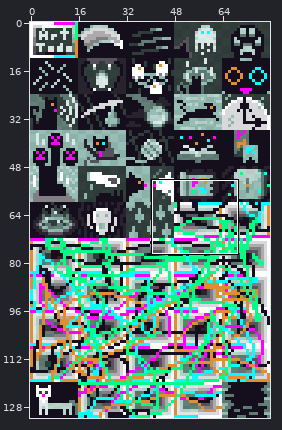
Pixel-art file: src/cardArt.aseprite. Above, an overview of the earlier version with the close-up marked.
Close-up. Before the commit:
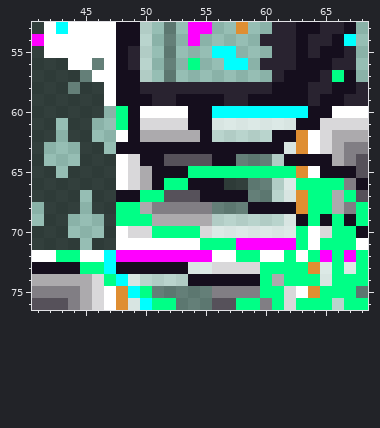
80x132 pixels, 1 frame. Shown: x 41..68, y 53..76.
New version:
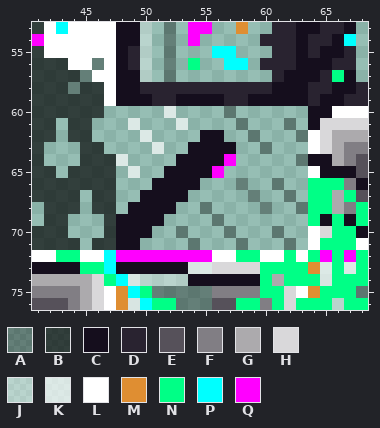
Palette (. is transparent): A #00000055  B #000000aa  C #150e1d  D #292330  E #56515a  F #817e84  G #acaaad  H #d9d8da  J #ffffff55  K #ffffffaa  L #ffffff  M #df8e32  N #00ff86  P #00ffff  Q #ff00ff
Diff:
@@ x 41..68 @@
 59 BBBBBBLCCCDDCCCCDDCCCCCDCCDD
-60 BBBBBB.NCLLLLCCPPPPPPPPCCLLL
-61 BB.BB..NCHHHHCCKKKKKKKCCHHHH
-62 BB.BB..LCGGGGGCJJJJJCCMLHGGG
-63 B...BB.CCCCCCCCCCCCCCKMLHGFF
-64 B...BBBLHCCEEEECCAAAJCCCCGFE
-65 BB.BBBBLHGCCCNNNNNNNNNMLCCCE
-66 BBBBBBBLHGCNNCCCBBAAJKNNNNFC
-67 BBBB.BBCCNNEEECCCCAAJKMNNGNE
-68 .BBB.BBNNGFFFFFAAACCCCMNNGFN
-69 .BB...BNNNGGGGGJJJJJJKCNCNCN
-70 BBB...BLHHNNNNHKKKKKKKNLHNNC
-71 BBBB.BBLLLLLLLNNNQQQQQNLNNNL
+60 BBBBBB.....K....A......CCLLL
+61 BB.BB...K...K....A...A.CHHHH
+62 BB.BB....K....CC..A...ALHGGG
+63 B...BB....K..CCCC..A...LHGFF
+64 B...BBBK....CCCCQ.....ACCGFE
+65 BB.BBBB.K..CCCCQ.......LCCCE
+66 BBBBBBB...CCCC...A..A..NNNFC
+67 BBBB.BB..CCCC.....A..A.NNGNE
+68 .BBB.BB.CCCC..A....A..ANNGFN
+69 .BB...BCCCC....A.......NCNCN
+70 BBB...BCCC..A...A...A..LHNNC
+71 BBBB.BBCC....A...A...A.LNNNL
 72 LLNNLLPQQQQQQQQLLNNLLNLNQNQN
Pixel boxes of the changes (left, top, right, bottom) in both close-ups:
changed: (116, 106, 308, 250)
